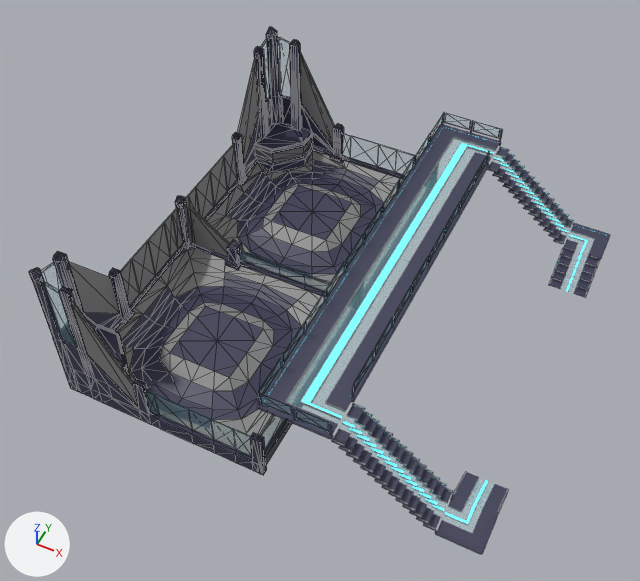
The glTF model models/globalScene.glb: old version first, new version second.
Camera for both pictures: a camera (50 mm lens) standing at (17.9, -42.3, 54.2) and looking at (-1.8, -2.8, 4.8). Lighting does not change. The marker at lower left points along +X, +Y and +Z. Mesh edges are drawn as thin lines on the coarser meshes. Objects named as collision shapes, trigger or cutter boxes, shadow casters or lower levels of detail are left out. Where no turn or scale is listed for an object, it has been applied to the vertices. Vertices at the same position are counted once.

Objects in the first picture: 'MidStage', 'MidStage.001', 'Stage', 'TowerDuels'.
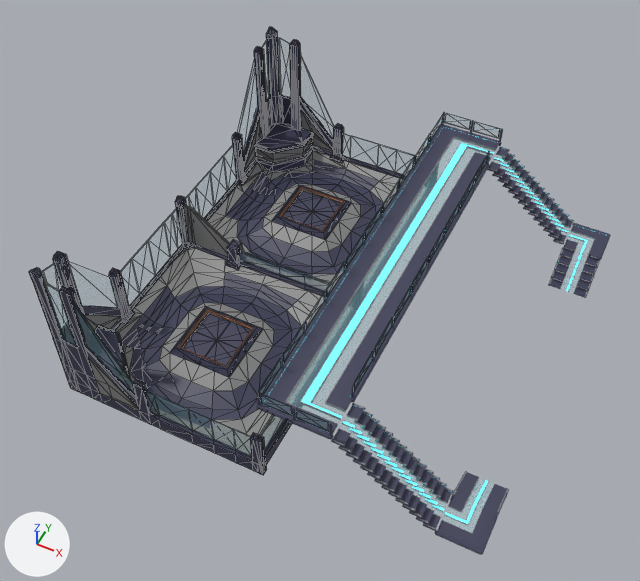
Where the change shows, as pixel boxes (x1, y1, x2, y2) in the pictures (640 x 581 px):
'BaseBlockModel', added: after (171, 307, 262, 377)
    faces in mat_towerduelmaterial (dark blue #404058): (171, 307, 262, 377)
    faces in mat_towerduelgreymaterial (grey #8d8d8d): (179, 309, 254, 367)
'BaseBlockModel.001', added: after (273, 185, 351, 239)
    faces in mat_towerduelmaterial (dark blue #404058): (273, 185, 351, 239)
    faces in mat_towerduelgreymaterial (grey #8d8d8d): (280, 187, 344, 231)
part 1 of me_cube_056, built on: before (34, 261, 139, 409); after (41, 261, 139, 409)
part 2 of me_cube_056, built on: before (239, 32, 335, 170); after (239, 36, 334, 170)
part 3 of me_cube_056, recoloured: (95, 379, 139, 411) in both
part 4 of me_cube_056, recoloured: (121, 59, 256, 308) in both

What the commit changed:
Material 'YellowLightMaterial' (mat_yellowlightmaterial) is new.
Its base color is (0.617, 0.125, 0.0123) (orange #ce631d).
Its emission color is (1.0, 0.25, 0.0246) (orange #ff892b).
Its emission strength is 1.0.
me_cube_056 is used by ob_towerduels; location (-15.9, 0.0, 6.0).
me_cube_056 had 1381 vertices, 2851 faces and spanned x -0.1..16.3, y -16.0..16.0, z -6.0..6.8.
me_cube_056 now has 1455 vertices, 2985 faces and spans x -0.1..16.3, y -16.0..16.0, z -6.0..6.8.
me_cube_056 part 1: 21 vertices removed from x -0.1..6.2, y -16.0..-9.4, z -4.2..6.0; 58 vertices added at x -0.1..6.9, y -16.0..-9.4, z -4.6..6.0.
me_cube_056 part 2: 21 vertices removed from x -0.1..6.2, y 9.4..16.0, z -4.2..6.0; 58 vertices added at x -0.1..6.9, y 9.4..16.0, z -4.6..6.0.
me_cube_056 part 3: 20 faces spanning x -0.1..6.2, y -16.0..16.0, z -4.8..-3.0 switch from mat_towerduelmaterial (dark blue #404058) to mat_towerduelgreymaterial (grey #8d8d8d).
me_cube_056 part 4: 64 faces spanning x -0.1..0.2, y -13.1..13.1, z -4.6..5.2 switch from mat_towerduelgreymaterial (grey #8d8d8d) to mat_towerduelglassmaterial (cyan #9ddee7).
me_cube_056 now uses material mat_bluelightmaterial (cyan #5fdbe7).
Mesh me_cube_061 is new.
It has 50 vertices, 96 faces and spans x -1.13..1.13, y -1.13..1.13, z -1.0..1.0.
Faces by material slot: [48, 32, 16].
It uses material mat_towerduelmaterial (dark blue #404058).
It uses material mat_towerduelgreymaterial (grey #8d8d8d).
It uses material mat_yellowlightmaterial (orange #ce631d).
Object 'BaseBlockModel.001' (ob_baseblockmodel_001) is new; it shows me_cube_061.
Its location is (-8.0, 8.0, 1.4).
Its scale is (2.25, 2.25, 0.2).
Object 'BaseBlockModel' (ob_baseblockmodel) is new; it shows me_cube_061.
Its location is (-8.0, -8.0, 1.4).
Its scale is (2.25, 2.25, 0.2).
